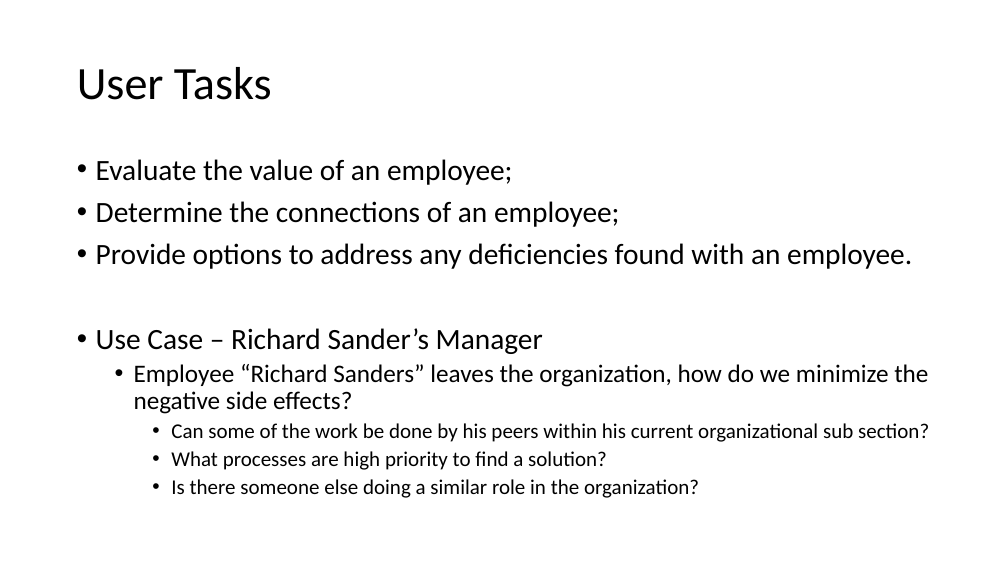
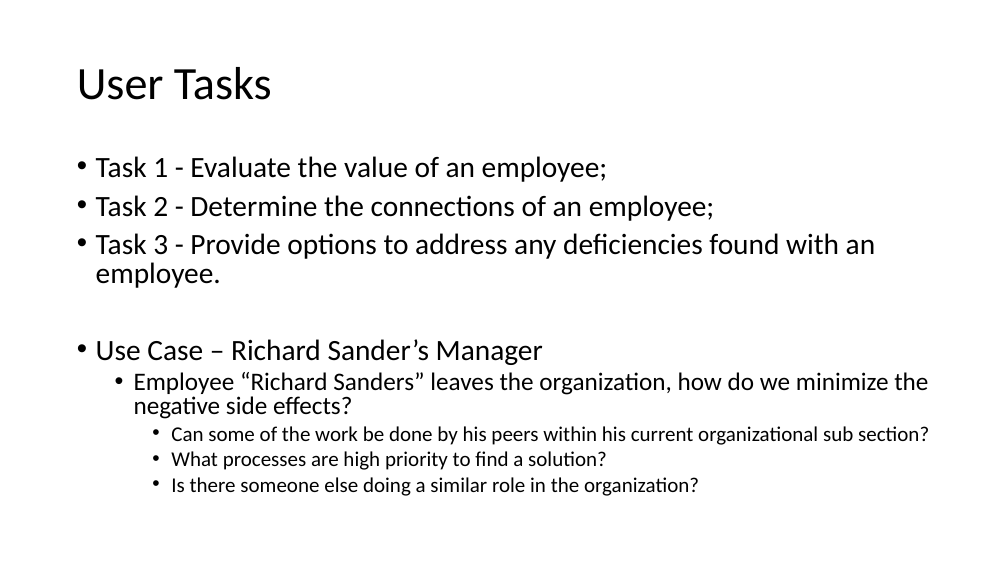
Before and after one commit to robbarwell123/COMP5209, a slide deck: slide 4 of Presentation/DSOCPresentation.pptx. Drawn at 1008x567 pixels with LibreOffice and Linux fonts; fonts in the diff are those of the drawing. Boxes give left, top, right and bottom in pixels: in the first picture for what was removed or moved away, otherwise in the second. Text is boxed around its words. In the diff, an @@ line names an element or a change of style, - is before the commit and + after.

Commit message:
Updated presentation

```diff
--- a/Presentation/DSOCPresentation.pptx
+++ b/Presentation/DSOCPresentation.pptx
@@ text at [96, 156, 875, 288]: text changed @@
-• Evaluate the value of an employee;
-• Determine the connections of an employee;
-• Provide options to address any deficiencies found with an employee.
+• Task 1 - Evaluate the value of an employee;
+• Task 2 - Determine the connections of an employee;
+• Task 3 - Provide options to address any deficiencies found with an employee.
@@ text at [96, 339, 929, 496]: line spacing 0.9 to 0.8 @@
```
Also in this commit, not shown: 3 other slides changed, 1 slide added.
